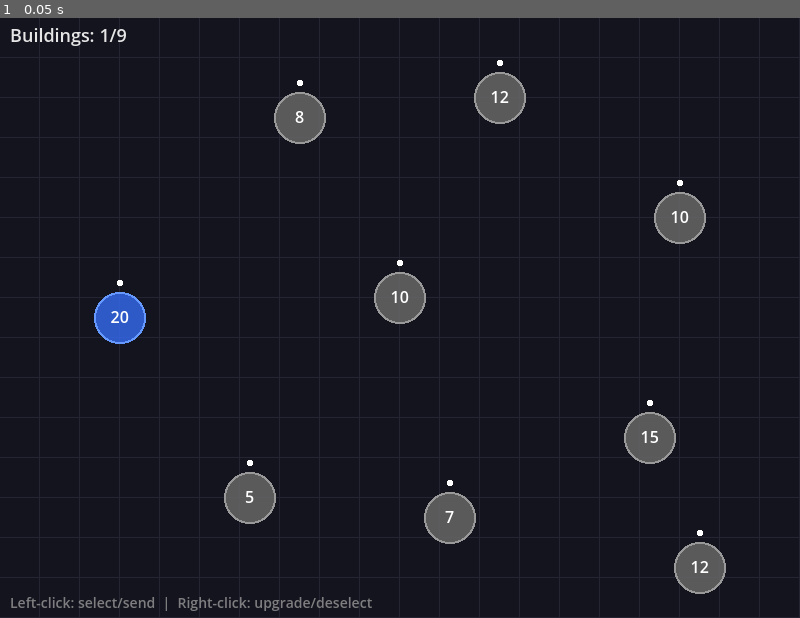
Above: before the commit, frame 1.
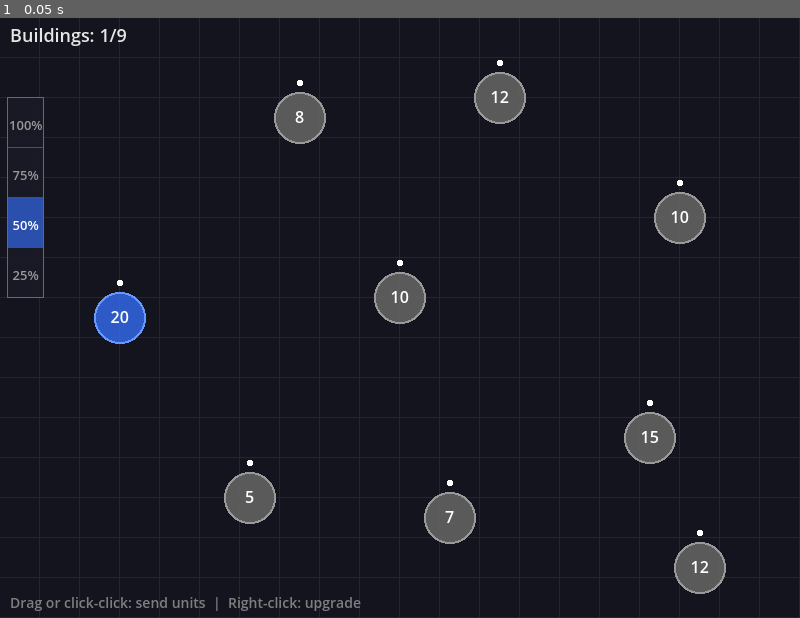
Above: after the commit, the same moment.

Repository: jamesrp/rts_game
Game: Godot game, scene res://main.tscn
Same seed, same stepped clock (60 frames per second), same inputs: the game is played once before the commit and once after it.
Inputs:
- Up to frame 1 (0.05 s): no input

The runs differ from the first frame. In frame 1, 1.0% of the frame differs, in the area x 0-47%, y 13-99%.

Commit message:
Clarify build instructions and add drag-to-send + send ratio UI
- CLAUDE.md: Add explicit warnings that godot commands must run from
  game/ directory, fix validation command to include cd step
- game/main.gd: Add drag-and-drop unit sending, configurable send
  ratio bar (25/50/75/100%), and visual drag line feedback

Co-Authored-By: Claude Opus 4.6 <noreply@anthropic.com>

Diff:
--- a/game/main.gd
+++ b/game/main.gd
@@ -10,6 +10,16 @@
 
 # === Selection State ===
 var selected_building_id: int = -1
+
+# === Drag State ===
+var is_dragging: bool = false
+var drag_source_id: int = -1
+var drag_current_pos: Vector2 = Vector2.ZERO
+
+# === Send Ratio ===
+var send_ratio: float = 0.5
+var ratio_options: Array = [0.25, 0.5, 0.75, 1.0]
+var ratio_labels: Array = ["25%", "50%", "75%", "100%"]
 
 # === Game State ===
 var game_won: bool = false
@@ -118,28 +128,50 @@
 func _input(event: InputEvent) -> void:
 	if game_won:
 		return
-	if event is InputEventMouseButton and event.pressed:
-		var pos: Vector2 = event.position
-		if event.button_index == MOUSE_BUTTON_LEFT:
-			_handle_left_click(pos)
-		elif event.button_index == MOUSE_BUTTON_RIGHT:
-			_handle_right_click(pos)
-
-func _handle_left_click(pos: Vector2) -> void:
+	if event is InputEventMouseButton and event.button_index == MOUSE_BUTTON_LEFT:
+		if event.pressed:
+			_handle_left_press(event.position)
+		else:
+			_handle_left_release(event.position)
+	elif event is InputEventMouseButton and event.button_index == MOUSE_BUTTON_RIGHT and event.pressed:
+		_handle_right_click(event.position)
+	elif event is InputEventMouseMotion and is_dragging:
+		drag_current_pos = event.position
+
+func _handle_left_press(pos: Vector2) -> void:
+	# Check ratio bar click first
+	if _handle_ratio_click(pos):
+		return
+
 	var clicked_id: int = _get_building_at(pos)
 
 	if selected_building_id == -1:
-		# Nothing selected — try to select a player building
+		# Nothing selected — try to select/start drag on a player building
 		if clicked_id != -1 and buildings[clicked_id]["owner"] == "player":
-			selected_building_id = clicked_id
+			is_dragging = true
+			drag_source_id = clicked_id
+			drag_current_pos = pos
 	else:
+		# Already have a click-selected building — send or deselect
 		if clicked_id == -1 or clicked_id == selected_building_id:
-			# Clicked empty space or same building — deselect
 			selected_building_id = -1
 		elif clicked_id != selected_building_id:
-			# Send units to target
 			_send_units(selected_building_id, clicked_id)
 			selected_building_id = -1
+
+func _handle_left_release(pos: Vector2) -> void:
+	if not is_dragging:
+		return
+	var release_id: int = _get_building_at(pos)
+	if release_id != -1 and release_id != drag_source_id:
+		# Dragged to a different building — send units
+		_send_units(drag_source_id, release_id)
+		selected_building_id = -1
+	else:
+		# Released on same building or empty space — treat as click-select
+		selected_building_id = drag_source_id
+	is_dragging = false
+	drag_source_id = -1
 
 func _handle_right_click(pos: Vector2) -> void:
 	var clicked_id: int = _get_building_at(pos)
@@ -154,6 +186,21 @@
 			return
 	selected_building_id = -1
 
+func _handle_ratio_click(pos: Vector2) -> bool:
+	var bar_x: float = 8.0
+	var bar_w: float = 36.0
+	var bar_y: float = 80.0
+	var section_h: float = 50.0
+	if pos.x < bar_x or pos.x > bar_x + bar_w:
+		return false
+	if pos.y < bar_y or pos.y > bar_y + section_h * 4:
+		return false
+	var index: int = int((pos.y - bar_y) / section_h)
+	index = clampi(index, 0, 3)
+	# Options are displayed top-to-bottom as 100%, 75%, 50%, 25%
+	send_ratio = ratio_options[3 - index]
+	return true
+
 func _get_building_at(pos: Vector2) -> int:
 	for b in buildings:
 		var radius: float = 20.0 + b["level"] * 5.0
@@ -165,7 +212,7 @@
 	var source: Dictionary = buildings[source_id]
 	if source["owner"] != "player":
 		return
-	var send_count: int = source["units"] / 2
+	var send_count: int = int(source["units"] * send_ratio)
 	if send_count <= 0:
 		return
 	source["units"] -= send_count
@@ -185,6 +232,7 @@
 func _draw() -> void:
 	_draw_background()
 	_draw_unit_group_lines()
+	_draw_drag_line()
 	_draw_buildings()
 	_draw_unit_groups()
 	_draw_hud()
@@ -232,6 +280,18 @@
 		var text_size := font.get_string_size(text, HORIZONTAL_ALIGNMENT_CENTER, -1, 16)
 		draw_string(font, pos - Vector2(text_size.x / 2, -5),
 			text, HORIZONTAL_ALIGNMENT_LEFT, -1, 16, Color.WHITE)
+
+func _draw_drag_line() -> void:
+	if not is_dragging or drag_source_id == -1:
+		return
+	var start: Vector2 = buildings[drag_source_id]["position"]
+	var hover_id: int = _get_building_at(drag_current_pos)
+	var end: Vector2 = drag_current_pos
+	var line_color := Color(0.4, 0.7, 1.0, 0.5)
+	if hover_id != -1 and hover_id != drag_source_id:
+		end = buildings[hover_id]["position"]
+		line_color = Color(0.5, 0.9, 0.5, 0.7)
+	draw_line(start, end, line_color, 2.0)
 
 func _draw_unit_group_lines() -> void:
 	for g in unit_groups:
@@ -263,12 +323,51 @@
 		HORIZONTAL_ALIGNMENT_LEFT, -1, 18, Color(0.9, 0.9, 0.9))
 
 	# Instructions
-	var help_text: String = "Left-click: select/send  |  Right-click: upgrade/deselect"
+	var help_text: String = "Drag or click-click: send units  |  Right-click: upgrade"
 	draw_string(font, Vector2(10, 590), help_text,
 		HORIZONTAL_ALIGNMENT_LEFT, -1, 14, Color(0.6, 0.6, 0.6, 0.8))
+
+	# Send ratio bar
+	_draw_ratio_bar()
 
 	if game_won:
 		var win_text: String = "VICTORY! All buildings captured!"
 		var win_size := font.get_string_size(win_text, HORIZONTAL_ALIGNMENT_CENTER, -1, 32)
 		draw_string(font, Vector2(400 - win_size.x / 2, 300),
 			win_text, HORIZONTAL_ALIGNMENT_LEFT, -1, 32, Color(1, 1, 0.3))
+
+func _draw_ratio_bar() -> void:
+	var font := ThemeDB.fallback_font
+	var bar_x: float = 8.0
+	var bar_w: float = 36.0
+	var bar_y: float = 80.0
+	var section_h: float = 50.0
+	# Display labels top-to-bottom: 100%, 75%, 50%, 25%
+	var display_labels: Array = ["100%", "75%", "50%", "25%"]
+	var display_ratios: Array = [1.0, 0.75, 0.5, 0.25]
+
+	# Bar background
+	draw_rect(Rect2(bar_x, bar_y, bar_w, section_h * 4), Color(0.1, 0.1, 0.15, 0.9))
+
+	for i in range(4):
+		var sy: float = bar_y + i * section_h
+		var is_selected: bool = absf(send_ratio - display_ratios[i]) < 0.01
+
+		# Highlight selected section
+		if is_selected:
+			draw_rect(Rect2(bar_x, sy, bar_w, section_h), Color(0.2, 0.4, 0.9, 0.7))
+
+		# Section divider
+		if i > 0:
+			draw_line(Vector2(bar_x, sy), Vector2(bar_x + bar_w, sy), Color(0.3, 0.3, 0.4), 1.0)
+
+		# Label
+		var label: String = display_labels[i]
+		var text_size := font.get_string_size(label, HORIZONTAL_ALIGNMENT_CENTER, -1, 13)
+		var tx: float = bar_x + (bar_w - text_size.x) / 2.0
+		var ty: float = sy + (section_h + text_size.y) / 2.0 - 2.0
+		var text_color := Color(1, 1, 1) if is_selected else Color(0.6, 0.6, 0.6)
+		draw_string(font, Vector2(tx, ty), label, HORIZONTAL_ALIGNMENT_LEFT, -1, 13, text_color)
+
+	# Border
+	draw_rect(Rect2(bar_x, bar_y, bar_w, section_h * 4), Color(0.4, 0.4, 0.5), false, 1.0)
Not shown, changed: CLAUDE.md
